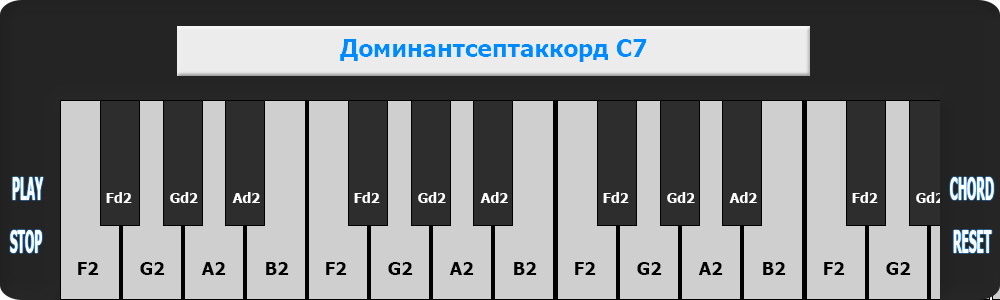
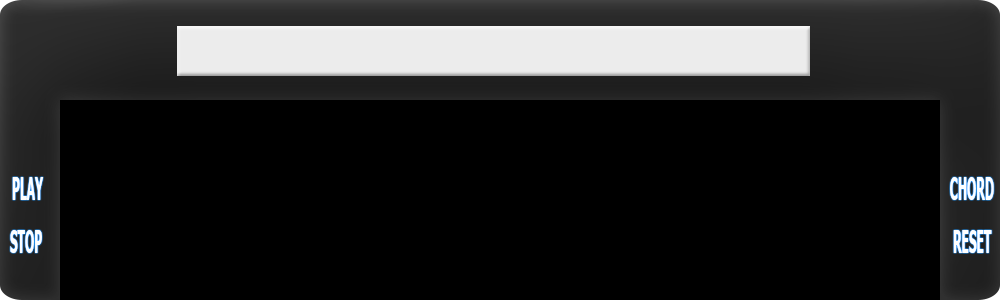
Before/after of a 1000 x 300 layered artwork. What changed in the layer stack:
hid "Layer 2" over (340, 39, 647, 62)
hid group "Group 1" (4 layers) over (61, 100, 1000, 300)
